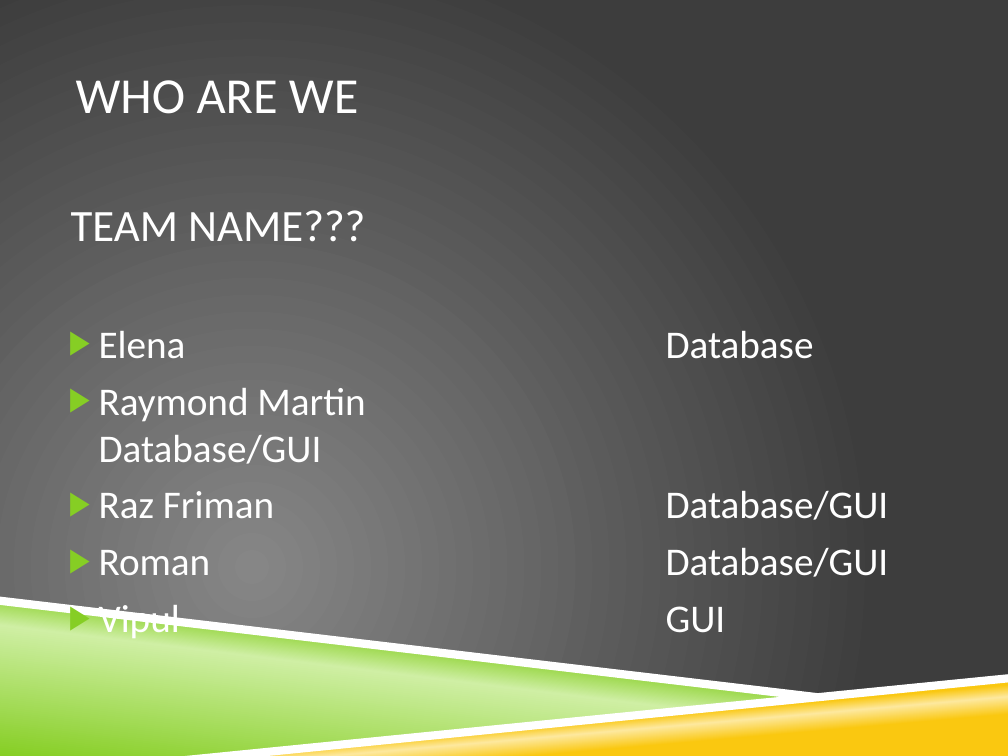
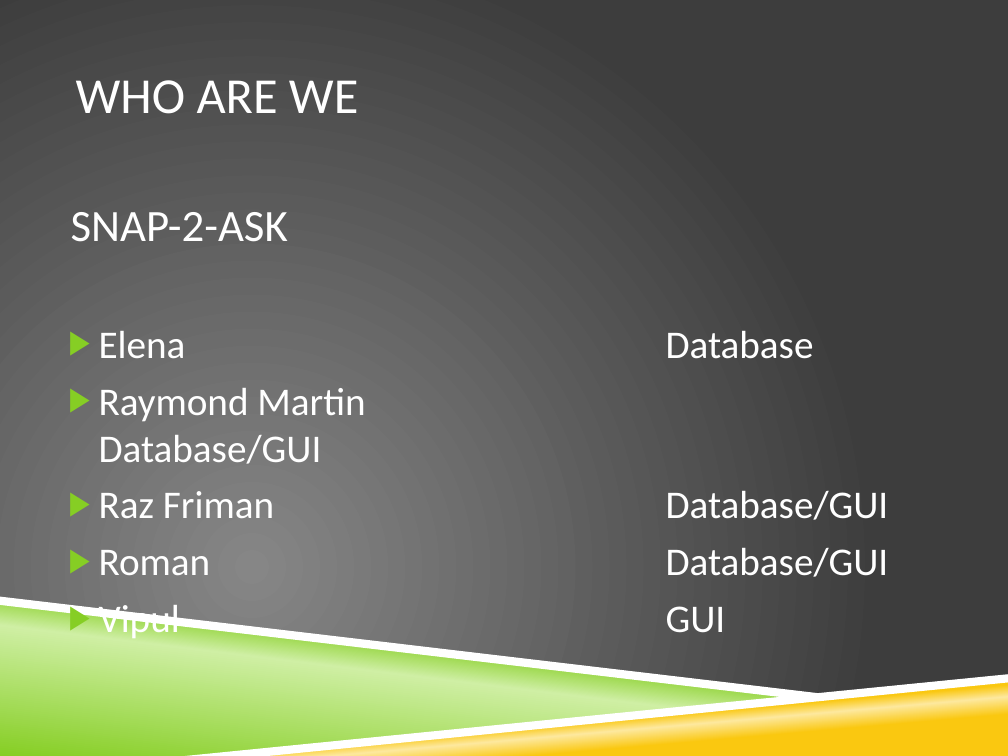
Before and after one commit to razfriman/Snap2Ask, a slide deck: slide 2 of Proposal.pptx. Drawn at 1008x756 pixels with LibreOffice and Linux fonts; fonts in the diff are those of the drawing; background and template pictures are left out. Boxes give left, top, right and bottom in pixels: in the first picture for what was removed or moved away, otherwise in the second. Text is boxed around its words. In the diff, an @@ line names an element or a change of style, - is before the commit and + after.

```diff
--- a/Proposal.pptx
+++ b/Proposal.pptx
@@ text at bbox=[71, 212, 288, 242]: text changed @@
-TEAM NAME???
+SNAP-2-ASK
```
Also in this commit, not shown: 4 other slides changed, 5 slides added.
